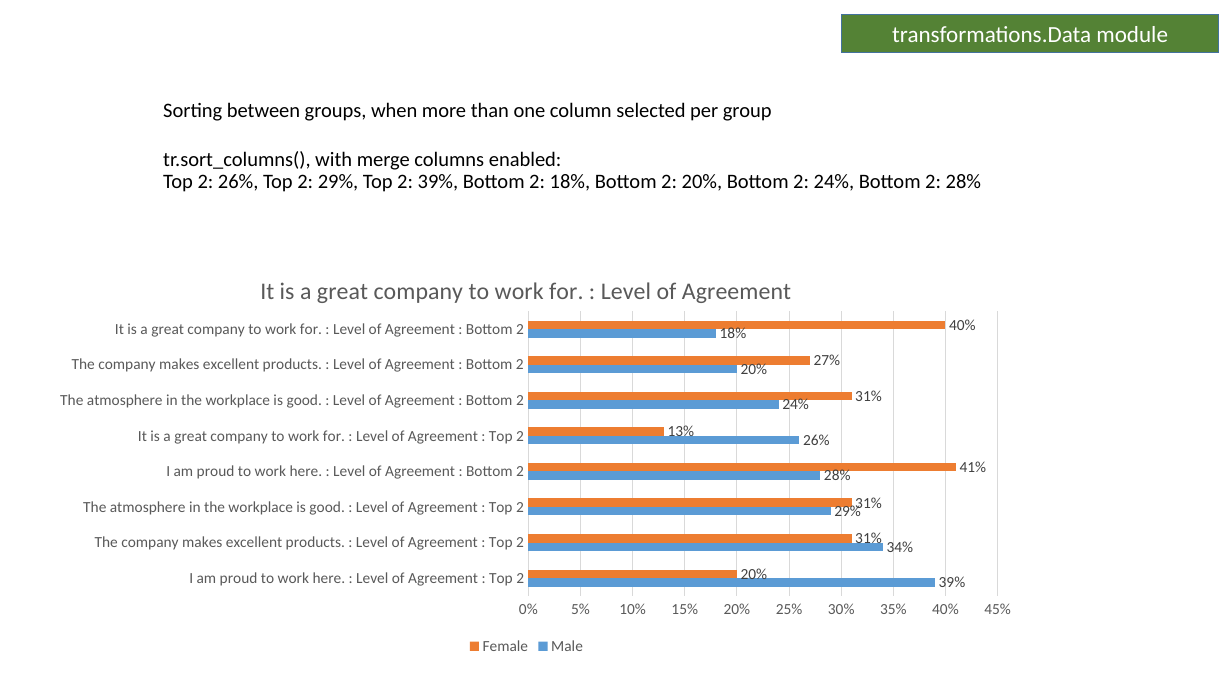
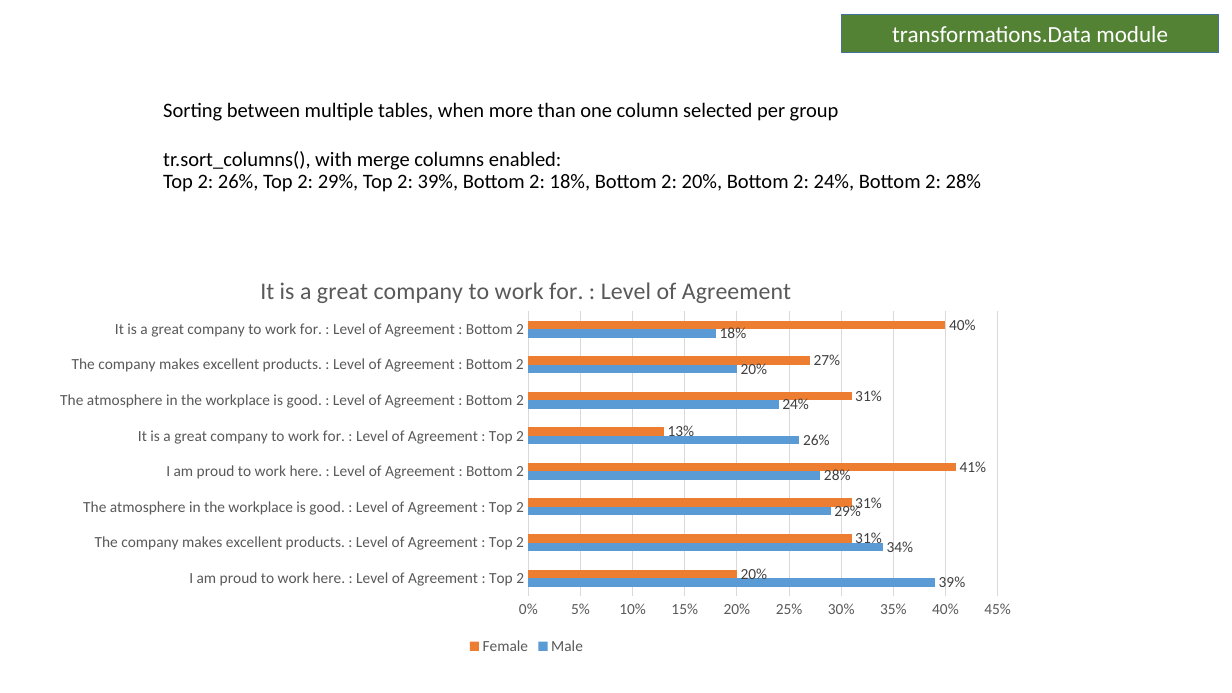
Before and after one commit to Collette-Curson/forgetdata_Slides_modules, a slide deck: slide 82 of Scripts/test_manual_transformations_known_good_results.pptx (slide 81 before the commit). Drawn at 1232x693 pixels with LibreOffice and Linux fonts; fonts in the diff are those of the drawing. Boxes give left, top, right and bottom in pixels: in the first picture for what was removed or moved away, otherwise in the second. Text is boxed around its words. In the diff, an @@ line names an element or a change of style, - is before the commit and + after.

Commit message:
Update to include additional sorting examples with groups from one table

```diff
--- a/Scripts/test_manual_transformations_known_good_results.pptx
+++ b/Scripts/test_manual_transformations_known_good_results.pptx
@@ title at (x1=163, y1=102, x2=981, y2=192): text changed @@
-Sorting between groups, when more than one column selected per group
-tr.sort_columns(), with merge columns enabled:
-Top 2: 26%, Top 2: 29%, Top 2: 39%, Bottom 2: 18%, Bottom 2: 20%, Bottom 2: 24%, Bottom 2: 28%
+Sorting between multiple tables, when more than one column selected per group
+tr.sort_columns(), with merge columns enabled:
+Top 2: 26%, Top 2: 29%, Top 2: 39%, Bottom 2: 18%, Bottom 2: 20%, Bottom 2: 24%, Bottom 2: 28%
```
Also in this commit, not shown: 3 other slides changed, 2 slides added.
